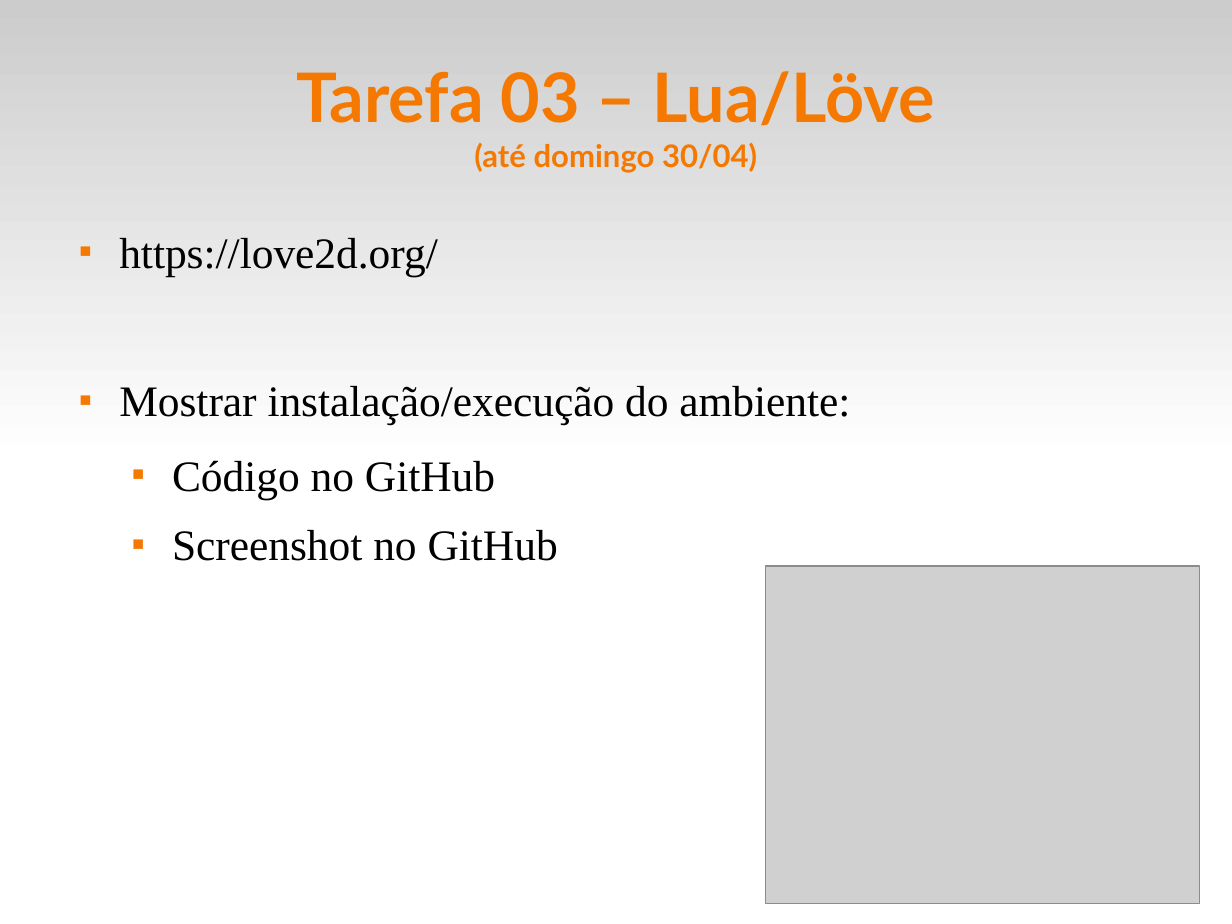
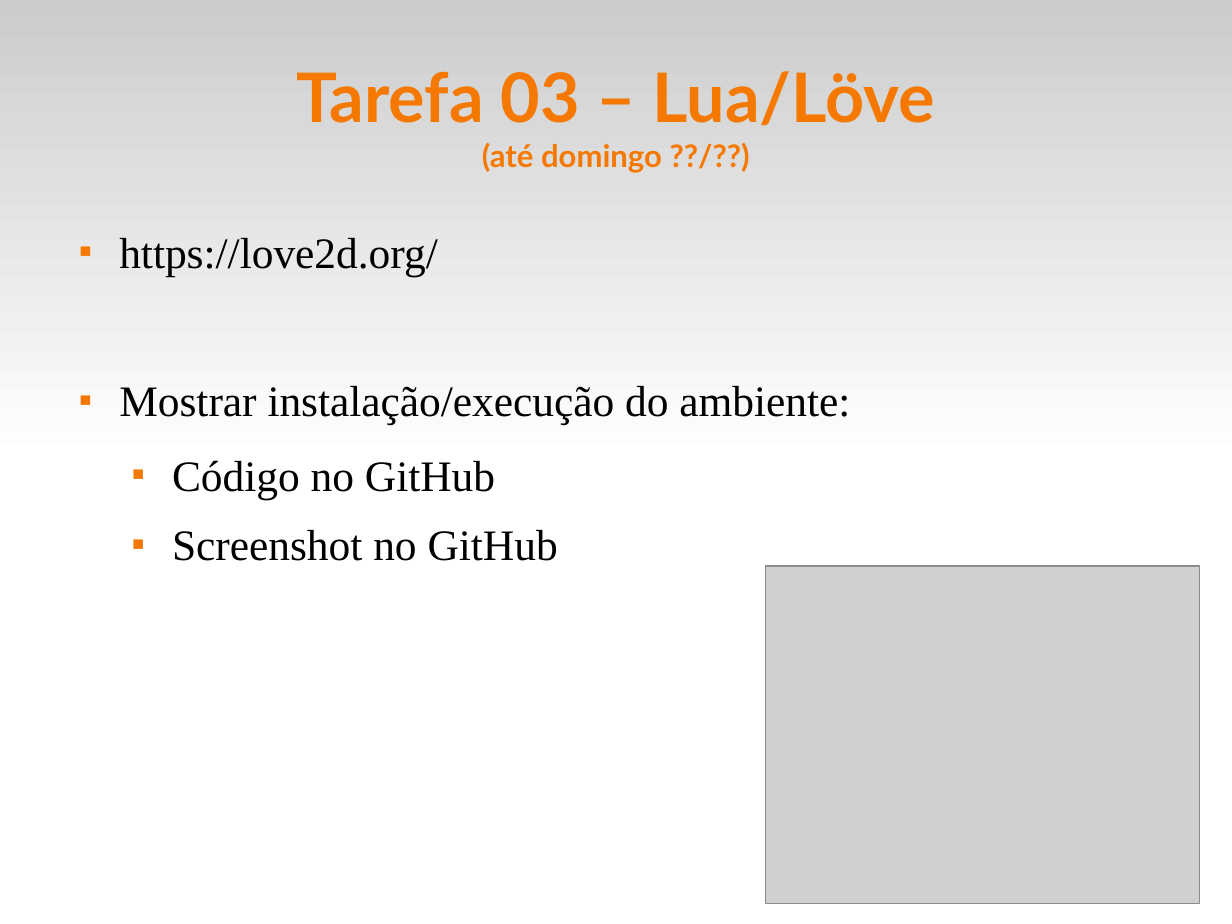
Before and after one commit to fsantanna-uerj/EDL, a slide deck: slide 11 of slides/edl-00.odp (slide 6 before the commit). Drawn at 1232x924 pixels with LibreOffice and Linux fonts; fonts in the diff are those of the drawing; grey boxes stand for pictures. Boxes give left, top, right and bottom in pixels: in the first picture for what was removed or moved away, otherwise in the second. Text is boxed around its words. In the diff, an @@ line names an element or a change of style, - is before the commit and + after.

```diff
--- a/slides/edl-00.odp
+++ b/slides/edl-00.odp
@@ title at [296, 71, 935, 173]: text changed @@
-Tarefa 03 – Lua/Löve
-(até domingo 30/04)
+Tarefa 03 – Lua/Löve
+(até domingo ??/??)
```
Also in this commit, not shown: 11 other slides changed, 3 slides removed, 9 other files.
